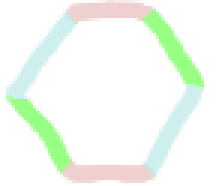
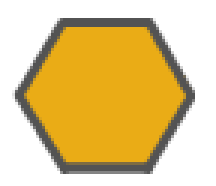
Two versions of the same layered image (216 x 186). Layer-by-layer changes:
added layer "top" above "Transformation" over 12, 18, 195, 174
added layer "Transformation" above "bg" over 18, 18, 195, 171
hid "bg" over 6, 0, 204, 183
